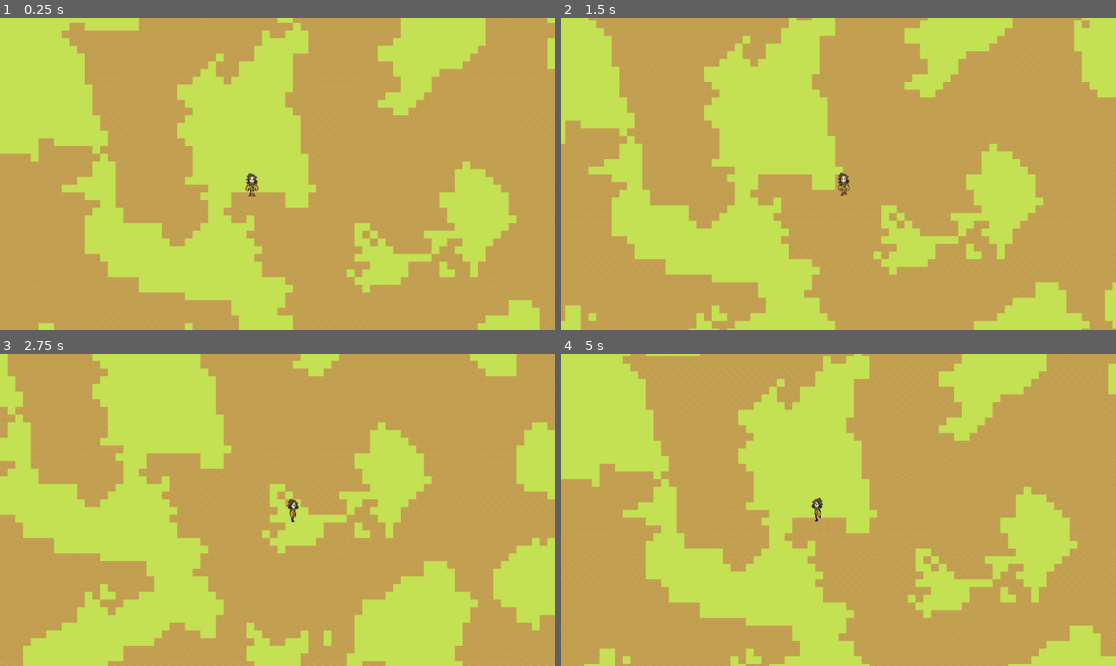
Above: before the commit, frames 1-4 (two rows, left to right).
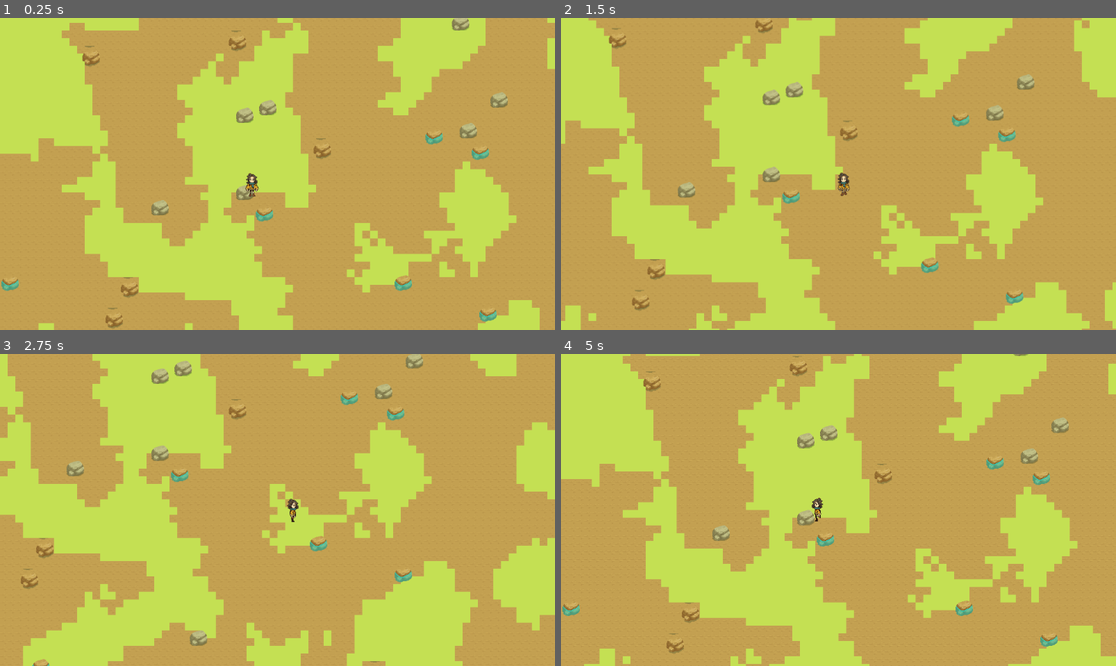
Above: after the commit, the same moments.

Repository: desiretchinda/treasure-hunt
Game: Godot game, scene res://Scenes/game_play.tscn
Same seed, same stepped clock (60 frames per second), same inputs: the game is played once before the commit and once after it.
Inputs:
- Up to frame 1 (0.25 s): no input
- Up to frame 2 (1.5 s): hold Right (move_right) 0.53-1.28 s; hold Down (move_down) from 1.28 s (still down)
- Up to frame 3 (2.75 s): release Down (move_down) at 2.03 s; hold Right (move_right) from 2.03 s (still down)
- Up to frame 4 (5 s): release Right (move_right) at 2.78 s; hold Up (move_up) 2.78-3.53 s; hold Left (move_left) from 3.53 s (still down)

The runs differ from the first frame. In frame 1, 1.8% of the frame differs, in the area x 0-92%, y 0-100%; in frame 2, 1.6%; in frame 3, 1.6%; in frame 4, 1.7%.

Commit message:
fix patterns

Diff:
--- a/Prefabs/map.tscn
+++ b/Prefabs/map.tscn
@@ -1,10 +1,8 @@
-[gd_scene load_steps=11 format=3 uid="uid://c022l4ax0dcqt"]
+[gd_scene load_steps=10 format=3 uid="uid://c022l4ax0dcqt"]
 
 [ext_resource type="Texture2D" uid="uid://cbea776qw8kly" path="res://Sprites/map/tiles.png" id="1_2s1nc"]
 [ext_resource type="Script" uid="uid://stkqjemmeepi" path="res://Scripts/map_generation.gd" id="1_vsu2c"]
 [ext_resource type="Texture2D" uid="uid://43uqlg1u07bb" path="res://Sprites/map/assets.png" id="3_hlppc"]
-
-[sub_resource type="TileMapPattern" id="TileMapPattern_s8vim"]
 
 [sub_resource type="TileMapPattern" id="TileMapPattern_hlppc"]
 tile_data = PackedInt32Array(0, 983041, 31, 65536, 983041, 32, 1, 1048577, 31, 65537, 1048577, 32, 2, 1114113, 31, 65538, 1114113, 32)
@@ -1539,7 +1537,7 @@
 script = ExtResource("1_vsu2c")
 base_dirt_atlas_coords = Vector2i(9, 3)
 grass_atlas_coords = Vector2i(2, 2)
-rock_patterns = Array[TileMapPattern]([SubResource("TileMapPattern_s8vim")])
+rock_pattern_indices = Array[int]([0, 1, 2])
 tree_spawn_chance = 0.03
 tuft_spawn_chance = 0.04
 water_spawn_chance = 0.0
--- a/Scripts/map_generation.gd
+++ b/Scripts/map_generation.gd
@@ -6,23 +6,25 @@
 @export var map_height = 50 # Height of the tilemap in tiles
 
 # --- Tile Atlas Coordinates (REPLACE WITH YOURS) ---
-# These are for the Ground Layer
+# These are for the Ground Layer TileSet source
 @export var base_dirt_atlas_coords = Vector2i(4, 0) # Atlas coordinates of your base dirt tile (this will form roads where no grass is)
 @export var grass_atlas_coords = Vector2i(0, 0) # Atlas coordinates of your small grass tile
 
 
-# --- TileMap Patterns for Obstacles (Drag and Drop from TileSet Patterns tab in Inspector) ---
-# Each array holds patterns for a specific obstacle type.
-@export var tree_patterns: Array[TileMapPattern] = []
-@export var rock_patterns: Array[TileMapPattern] = []
-@export var tuft_patterns: Array[TileMapPattern] = []
-@export var water_patterns: Array[TileMapPattern] = []
+# --- TileMap Pattern Indices for Obstacles (Get these from your Obstacle TileSet Patterns tab) ---
+# Each array holds the indices of patterns for a specific obstacle type within the TileSet.
+# You will need to know the index of each pattern you created in the TileSet editor.
+@export var tree_pattern_indices: Array[int] = [] # Example: [0, 1] if your first two patterns are trees
+@export var rock_pattern_indices: Array[int] = [] # Example: [2] if your third pattern is a rock
+@export var tuft_pattern_indices: Array[int] = [] # Example: [3, 4, 5]
+@export var water_pattern_indices: Array[int] = [] # Example: [6]
 
 
 # --- Noise Parameters for Grass Placement ---
-var noise = FastNoiseLite.new() # Using FastNoiseLite for generating organic patterns
+# Using FastNoiseLite for generating organic patterns on the ground layer
+var noise = FastNoiseLite.new()
 
-# Seed for the noise generator AND the general random number generator
+# Seed for the noise generator AND the general random number generator (for obstacle placement)
 @export var generation_seed = 123 # Change this value to generate a different map
 
 
@@ -31,37 +33,37 @@
 
 
 # --- Spawn Chances (0 to 1) for Each Obstacle Type ---
-# Probabilities are checked sequentially. Total chance of an obstacle instance is the sum of these.
-@export var tree_spawn_chance = 0.008 # Probability of placing a tree instance
-@export var rock_spawn_chance = 0.004 # Probability of placing a rock instance
-@export var tuft_spawn_chance = 0.01 # Probability of placing a tuft of grass instance
-@export var water_spawn_chance = 0.003 # Probability of placing a water instance
+# Probabilities are checked sequentially for obstacle placement. Total chance of an obstacle instance is the sum of these.
+@export var tree_spawn_chance = 0.008 # Probability of attempting to place a tree instance
+@export var rock_spawn_chance = 0.004 # Probability of attempting to place a rock instance
+@export var tuft_spawn_chance = 0.01 # Probability of attempting to place a tuft of grass instance
+@export var water_spawn_chance = 0.003 # Probability of attempting to place a water instance
 
 
 # --- Node References ---
 # Get references to the TileMapLayer nodes
 # Make sure the node names here match the names in your scene tree
 @onready var ground_layer_node: TileMapLayer = $GroundLayer # Ground layer (base dirt and grass)
-@onready var obstacle_layer_node: TileMapLayer = $ObstacleLayer # Obstacle layer
+@onready var obstacle_layer_node: TileMapLayer = $ObstacleLayer # Obstacle layer (trees, rocks, etc.)
 
-# --- Tile Set Source ---
+# --- Tile Set Source IDs ---
 # These refer to the Source ID within the TileSet resources assigned to each layer.
-var tile_set_ground_source_id = 0 # Usually 0 if only one source in GroundLayer's TileSet
-# Note: When using patterns, the source ID is part of the pattern itself,
-# so we don't strictly need tile_set_obtstacle_source_id here, but keeping it
-# for consistency if other obstacle placement methods were used.
-# var tile_set_obtstacle_source_id = 0
+# Adjust these if your TileSets have multiple sources.
+var tile_set_ground_source_id = 0 # Assuming ground tiles are in the first source (ID 0) of GroundLayer's TileSet
+# Note: When using patterns accessed by index from the TileSet resource,
+# the source ID is implicitly handled by the pattern itself.
 
 
 # --- Ready Function ---
 func _ready():
 	# --- Seed the random number generators ---
-	seed(generation_seed) # Use the user-provided seed for Godot's general RNG
-	noise.seed = generation_seed # Also use the seed for the noise object
+	seed(generation_seed) # Use the user-provided seed for Godot's general RNG (used by randf(), randi() etc. for obstacle chances)
+	noise.seed = generation_seed # Also use the seed for the noise object (used for terrain patterns on the ground layer)
 
 	# --- Configure Noise ---
 	noise.frequency = noise_frequency
-	# Add other noise parameters here
+	# Add other noise parameters here (e.g., noise.fractal_octaves, noise.fractal_lacunarity)
+	# as needed for more complex noise patterns.
 
 	# Generate the map across all layers
 	generate_map()
@@ -75,17 +77,19 @@
 	obstacle_layer_node.clear()
 
 	# Loop through each cell in the map grid
-	for x in range(map_width):
-		for y in range(map_height):
+	for y in range(map_height):
+		for x in range(map_width):
 			var cell_coords = Vector2i(x, y) # The current cell's map coordinates
 
 			# --- Ground Layer Placement (Base Dirt and Grass based on Noise) ---
-			var noise_value = noise.get_noise_2d(x, y)
+			var noise_value = noise.get_noise_2d(x, y) # Get noise value for this cell
 
 			var current_ground_tile_coords # Variable to hold the chosen tile coordinates
 
+			# If the noise value is above the grass threshold, place grass
 			if noise_value > grass_threshold:
 				current_ground_tile_coords = grass_atlas_coords
+			# Otherwise, place the base dirt tile (this forms the "roads")
 			else:
 				current_ground_tile_coords = base_dirt_atlas_coords
 
@@ -97,54 +101,67 @@
 			var random_obstacle_chooser = randf() # Random value to decide which obstacle type (if any) to place
 
 			var chosen_obstacle_type = "" # To store the name of the chosen type
-			var chosen_patterns_list: Array[TileMapPattern] = [] # To store the list of patterns for the type
+			var chosen_pattern_indices_list: Array[int] = [] # To store the list of pattern indices for the type
 
 			# --- Determine Obstacle Type based on Chances ---
 			# Probabilities are checked sequentially
 			if random_obstacle_chooser < tree_spawn_chance:
 				chosen_obstacle_type = "tree"
-				chosen_patterns_list = tree_patterns
+				chosen_pattern_indices_list = tree_pattern_indices
 			elif random_obstacle_chooser < tree_spawn_chance + rock_spawn_chance:
 				chosen_obstacle_type = "rock"
-				chosen_patterns_list = rock_patterns
+				chosen_pattern_indices_list = rock_pattern_indices
 			elif random_obstacle_chooser < tree_spawn_chance + rock_spawn_chance + tuft_spawn_chance:
 				chosen_obstacle_type = "tuft"
-				chosen_patterns_list = tuft_patterns
+				chosen_pattern_indices_list = tuft_pattern_indices
 			elif random_obstacle_chooser < tree_spawn_chance + rock_spawn_chance + tuft_spawn_chance + water_spawn_chance:
 				chosen_obstacle_type = "water"
-				chosen_patterns_list = water_patterns
+				chosen_pattern_indices_list = water_pattern_indices
 
 			# --- If an Obstacle Type was Chosen and Patterns Exist ---
-			if chosen_obstacle_type != "" and not chosen_patterns_list.is_empty():
-				# Choose a random pattern for the obstacle type
-				var chosen_pattern = chosen_patterns_list[randi_range(0, chosen_patterns_list.size() - 1)]
+			if chosen_obstacle_type != "" and not chosen_pattern_indices_list.is_empty():
+				# Get the TileSet resource from the obstacle layer node
+				var obstacle_tile_set: TileSet = obstacle_layer_node.tile_set
 
-				# Get the size of the pattern in tiles
-				var pattern_size = chosen_pattern.get_size()
+				if obstacle_tile_set: # Ensure the TileSet is assigned
+					# Choose a random pattern index for the obstacle type
+					var chosen_pattern_index = chosen_pattern_indices_list[randi_range(0, chosen_pattern_indices_list.size() - 1)]
 
-				# --- Check if all cells required by the pattern are clear on the obstacle layer ---
-				var can_place_obstacle = true
-				# Iterate through the area the pattern would occupy
-				for dx in range(pattern_size.x):
-					for dy in range(pattern_size.y):
-						var abs_map_coord = cell_coords + Vector2i(dx, dy) # Calculate the absolute map coordinate
+					# Get the TileMapPattern resource from the TileSet using the index
+					var chosen_pattern: TileMapPattern = obstacle_tile_set.get_pattern(chosen_pattern_index)
 
-						# Check bounds
-						if abs_map_coord.x < 0 or abs_map_coord.x >= map_width or \
-						   abs_map_coord.y < 0 or abs_map_coord.y >= map_height:
-							can_place_obstacle = false
-							break # Break inner loop
-						# Check if cell is already occupied on the obstacle layer
-						if obstacle_layer_node.get_cell_atlas_coords(abs_map_coord) != Vector2i(-1, -1):
-							can_place_obstacle = false
-							break # Break inner loop
-					if not can_place_obstacle:
-						break # Break outer loop
+					if chosen_pattern: # Ensure the pattern was successfully retrieved
+						# Get the size of the pattern in tiles
+						var pattern_size = chosen_pattern.get_size()
 
-				# --- If the area is clear, place the pattern ---
-				if can_place_obstacle:
-					# Place the entire obstacle pattern with its top-left at cell_coords
-					obstacle_layer_node.set_pattern(cell_coords, chosen_pattern)
+						# --- Check if the area required by the pattern is clear on the obstacle layer ---
+						var can_place_obstacle = true
+						# Iterate through the cells the pattern would cover
+						for dx in range(pattern_size.x):
+							for dy in range(pattern_size.y):
+								var abs_map_coord = cell_coords + Vector2i(dx, dy) # Calculate the absolute map coordinate
+
+								# Check bounds: Ensure the entire pattern fits within the map dimensions
+								if abs_map_coord.x < 0 or abs_map_coord.x >= map_width or \
+								   abs_map_coord.y < 0 or abs_map_coord.y >= map_height:
+									can_place_obstacle = false
+									break # Exit inner dy loop
+								# Check if cell is already occupied on the obstacle layer: Avoid placing on top of existing obstacles
+								# get_cell_atlas_coords returns Vector2i(-1, -1) if the cell is empty
+								if obstacle_layer_node.get_cell_atlas_coords(abs_map_coord) != Vector2i(-1, -1):
+									can_place_obstacle = false
+									break # Exit inner dy loop
+							if not can_place_obstacle:
+								break # Exit outer dx loop
+
+						# --- If the entire required area is clear and within bounds, place the pattern ---
+						if can_place_obstacle:
+							# Place the entire obstacle pattern with its top-left at cell_coords
+							obstacle_layer_node.set_pattern(cell_coords, chosen_pattern)
+					else:
+						print("Warning: Could not retrieve pattern with index ", chosen_pattern_index, " from ObstacleLayer's TileSet.")
+				else:
+					print("Warning: ObstacleLayer node has no TileSet assigned.")
 
 			# --- End Obstacle Layer Placement ---
 
